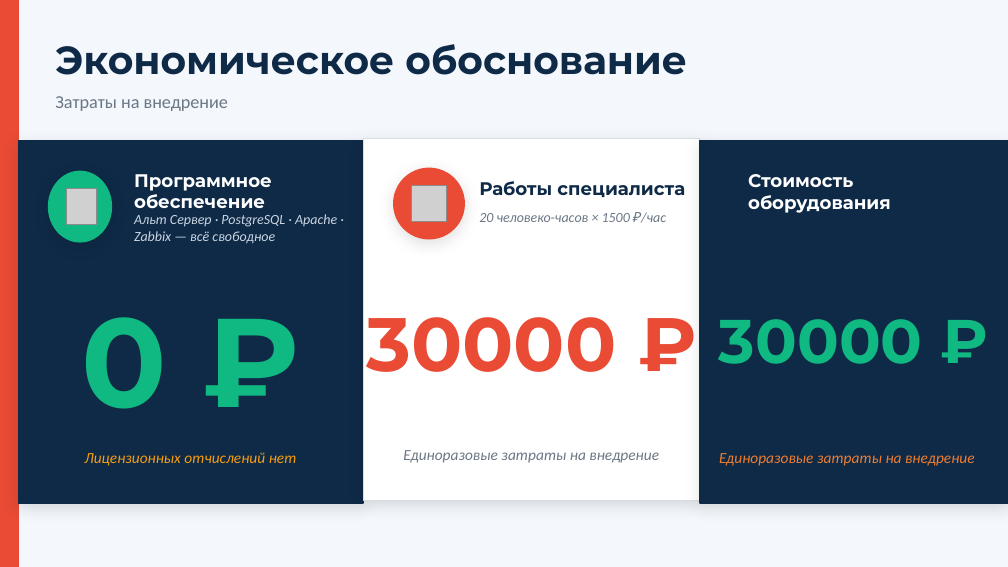
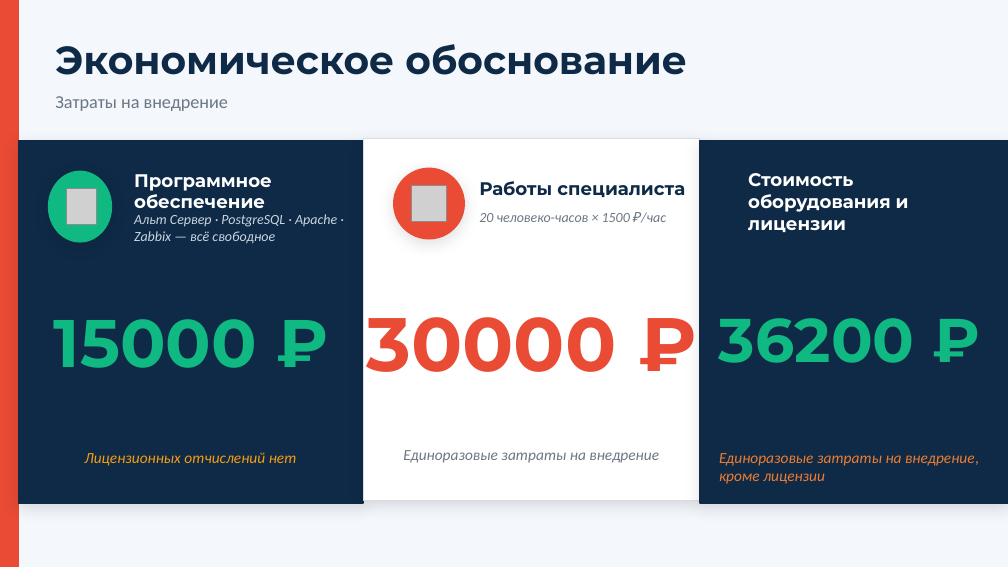
Before and after one commit to koki2222/dimloll, a slide deck: slide 12 of Презентация .pptx (slide 11 before the commit). Drawn at 1008x567 pixels with LibreOffice and Linux fonts; fonts in the diff are those of the drawing; grey boxes stand for pictures. Boxes give left, top, right and bottom in pixels: in the first picture for what was removed or moved away, otherwise in the second. Text is boxed around its words. In the diff, an @@ line names an element or a change of style, - is before the commit and + after.

```diff
--- a/Презентация .pptx
+++ b/Презентация .pptx
@@ text at box(748, 173, 909, 232): text changed @@
-Стоимость оборудования
+Стоимость оборудования и лицензии
@@ text added at box(54, 319, 257, 368), 48 pt, text #10B981, bold @@
+15000 ₽
@@ text removed at box(81, 317, 167, 409) @@
-0 ₽
@@ text at box(719, 318, 915, 363): text changed @@
-30000 ₽
+36200 ₽
@@ text at box(719, 453, 979, 484): text changed @@
-Единоразовые затраты на внедрение
+Единоразовые затраты на внедрение, кроме лицензии
```
Also in this commit, not shown: 2 other slides changed, 1 slide added, 1 other file.
